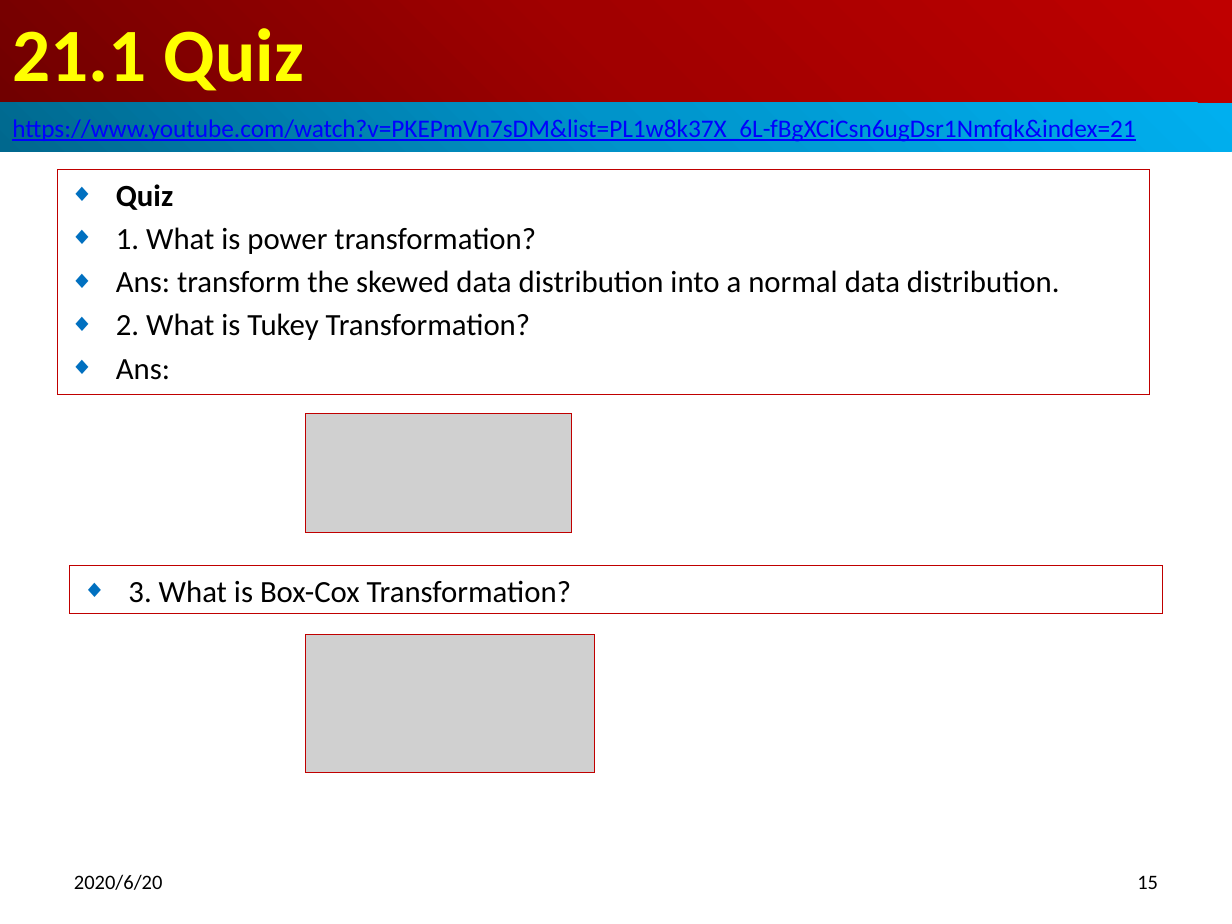
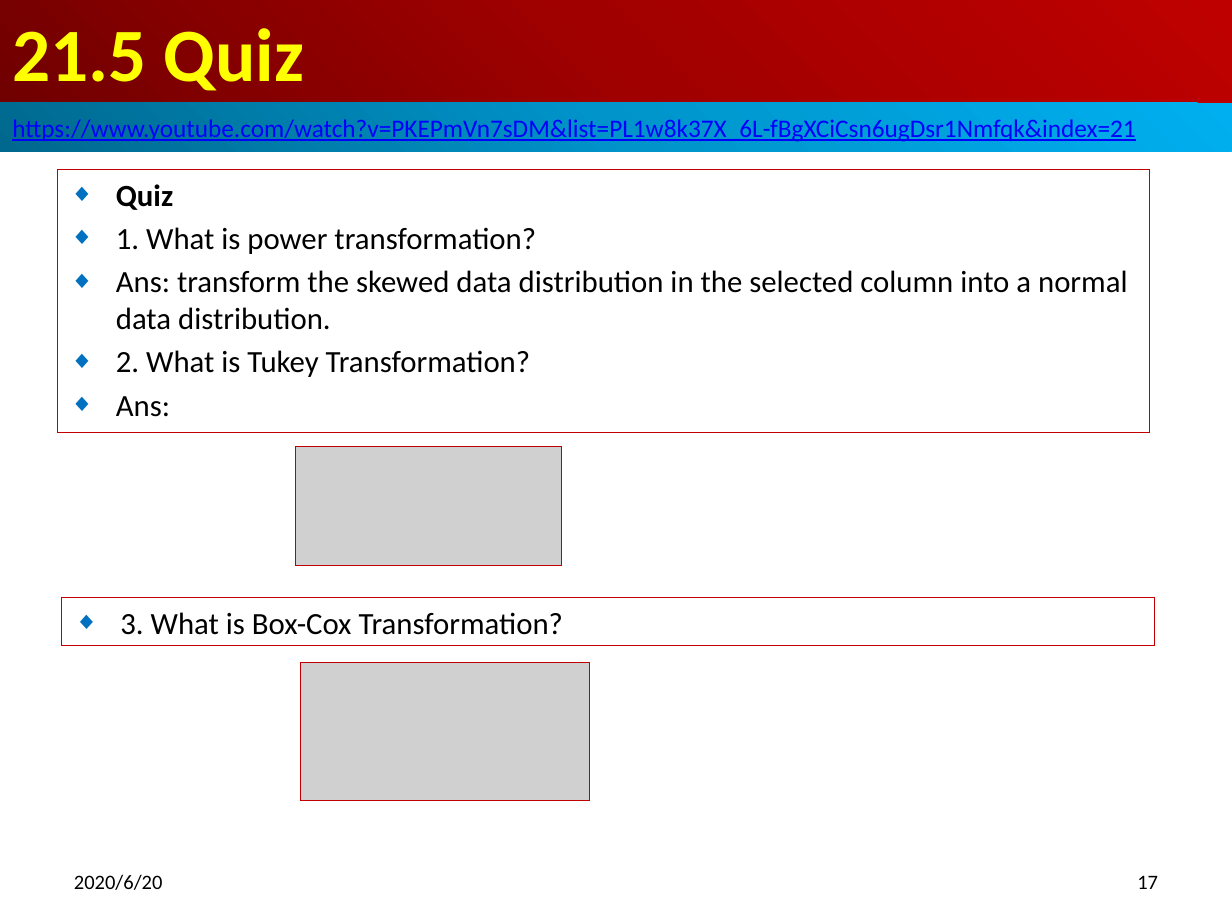
Before and after one commit to peterhchen/500_NLP_NLTK, a slide deck: slide 17 of 21_PowerTransform.pptx (slide 15 before the commit). Drawn at 1232x924 pixels with LibreOffice and Linux fonts; fonts in the diff are those of the drawing; grey boxes stand for pictures. Boxes give left, top, right and bottom in pixels: in the first picture for what was removed or moved away, otherwise in the second. Text is boxed around its words. In the diff, an @@ line names an element or a change of style, - is before the commit and + after.

```diff
--- a/21_PowerTransform.pptx
+++ b/21_PowerTransform.pptx
@@ title at box(12, 28, 304, 91): text changed @@
-21.1 Quiz
+21.5 Quiz
@@ subtitle "Quiz": place and size @@
-subtitle "Quiz" at box(58, 170, 1151, 394)
+subtitle "Quiz" at box(58, 170, 1151, 434)
@@ subtitle at box(116, 270, 1128, 330): text changed @@
-◆ Ans: transform the skewed data distribution into a normal data distribution.
+◆ Ans: transform the skewed data distribution in the selected column into a normal data distribution.
@@ picture: place and size @@
-picture at box(306, 413, 572, 532)
+picture at box(296, 447, 562, 567)
@@ rectangle "3. What is Box-Cox Transformation?": place and size @@
-rectangle "3. What is Box-Cox Transformation?" at box(70, 565, 1163, 614)
+rectangle "3. What is Box-Cox Transformation?" at box(62, 598, 1154, 646)
@@ picture: place and size @@
-picture at box(306, 634, 594, 772)
+picture at box(301, 663, 589, 801)
@@ page number at box(1137, 875, 1158, 889): text changed @@
-15
+17
```
Also in this commit, not shown: 4 other slides changed, 2 slides added.
